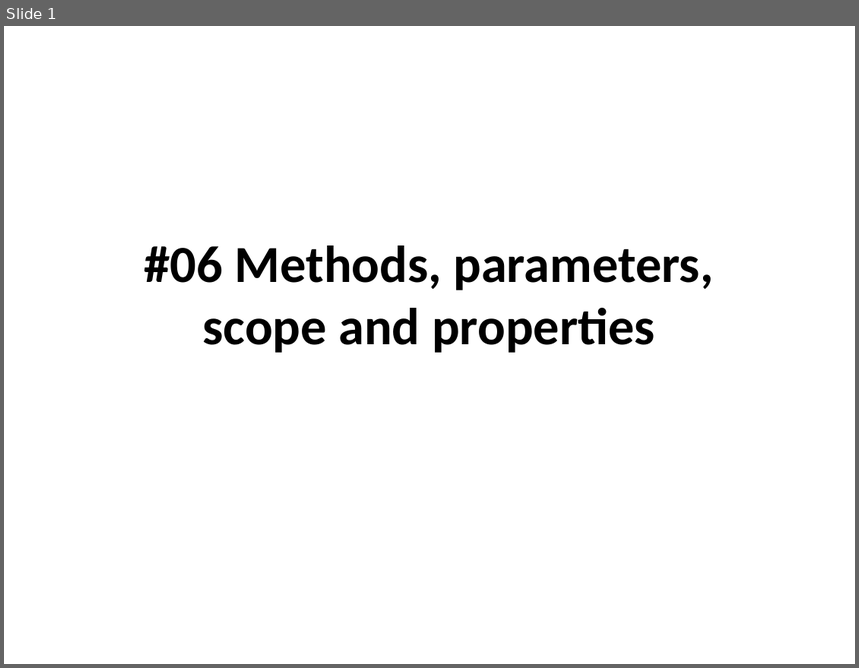
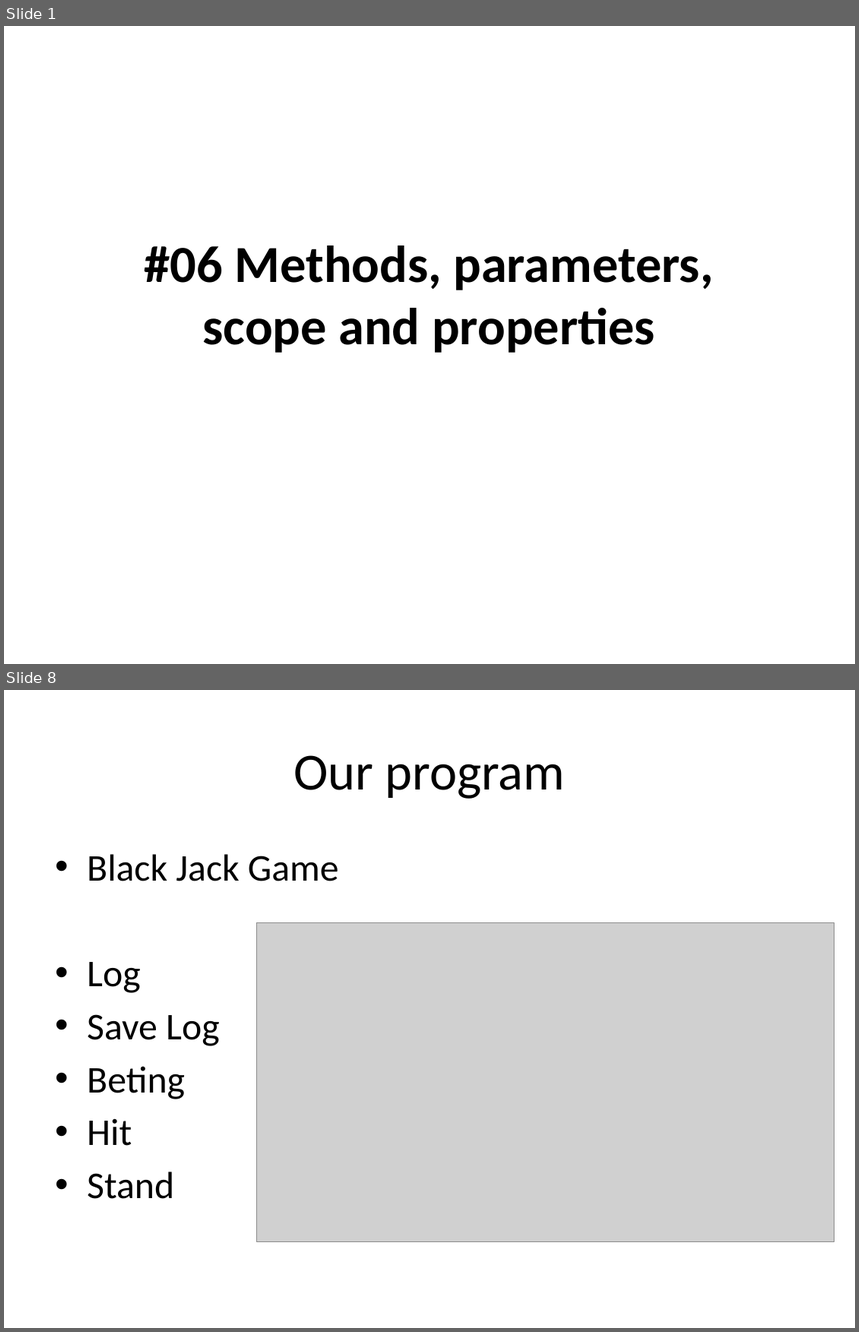
Before and after one commit to isurup/kalle-martin-group, a slide deck: OOPExam/06 Methods, parameters, scope and properties.pptx. Shown one above the other, each under a label of ours: slide 1 before the commit, slides 1 and 8 after it; the slides between them are not shown. The pictures are 859x668 and 859x1332 pixels, drawn with LibreOffice and Linux fonts; fonts in the diff are those of the drawing; grey boxes stand for pictures. Boxes give left, top, right and bottom in pixels: in the first picture for what was removed or moved away, otherwise in the second. Text is boxed around its words. In the diff, an @@ line names an element or a change of style, - is before the commit and + after.

```diff
--- a/OOPExam/06 Methods, parameters, scope and properties.pptx
+++ b/OOPExam/06 Methods, parameters, scope and properties.pptx
@@ slide 8 added at [4, 690, 855, 1328], background #FFFFFF @@
@@ title added at [294, 755, 566, 799], 44 pt, text #000000 @@
+Our program
@@ text added at [87, 854, 339, 1199], 32 pt, text #000000 @@
+• Black Jack Game
+• Log
+• Save Log
+• Beting
+• Hit
+• Stand
@@ picture added at [257, 923, 835, 1242] @@
```
Also in this commit, not shown: 1 slide changed, 7 other slides added, 7 slides removed.
